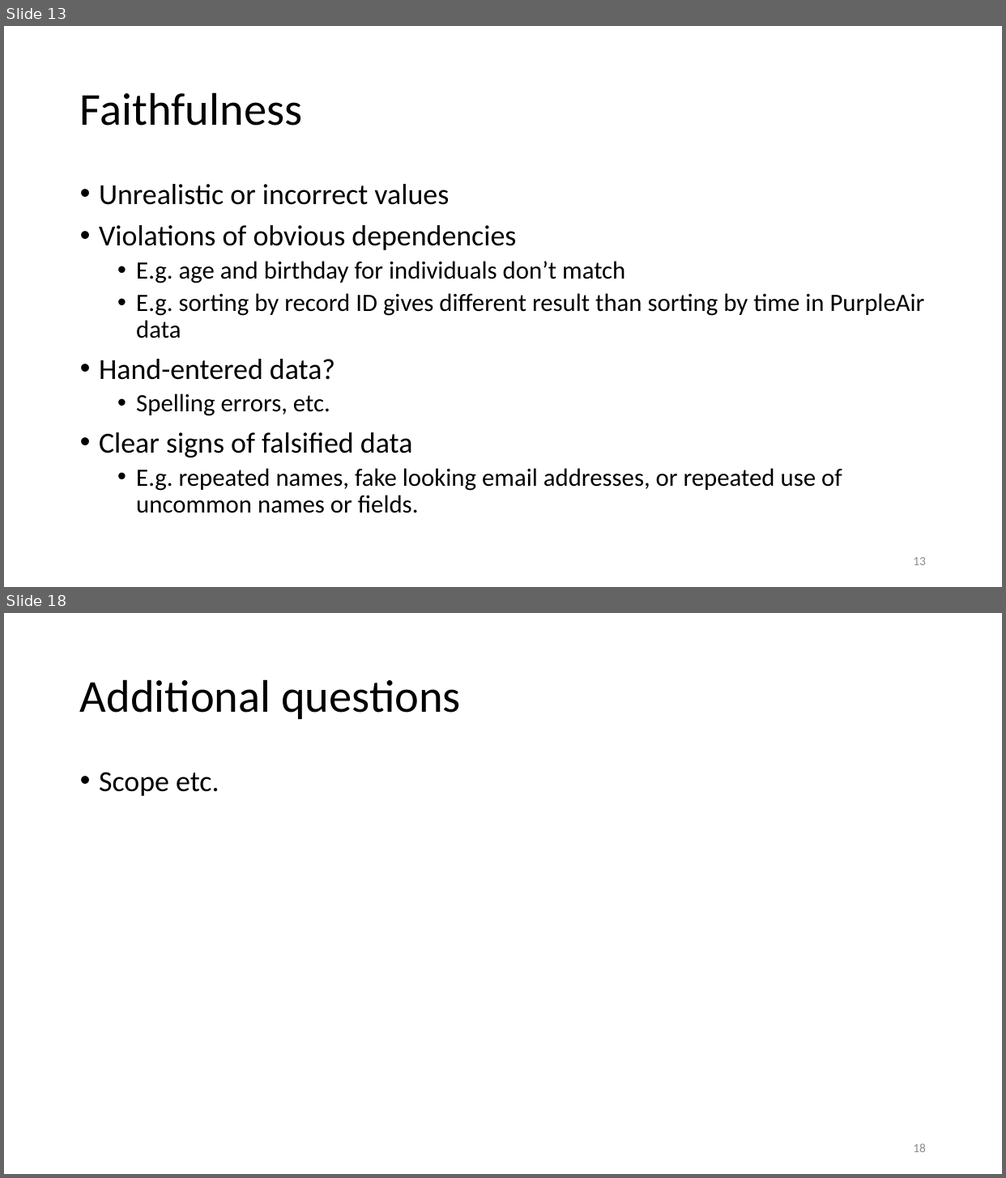
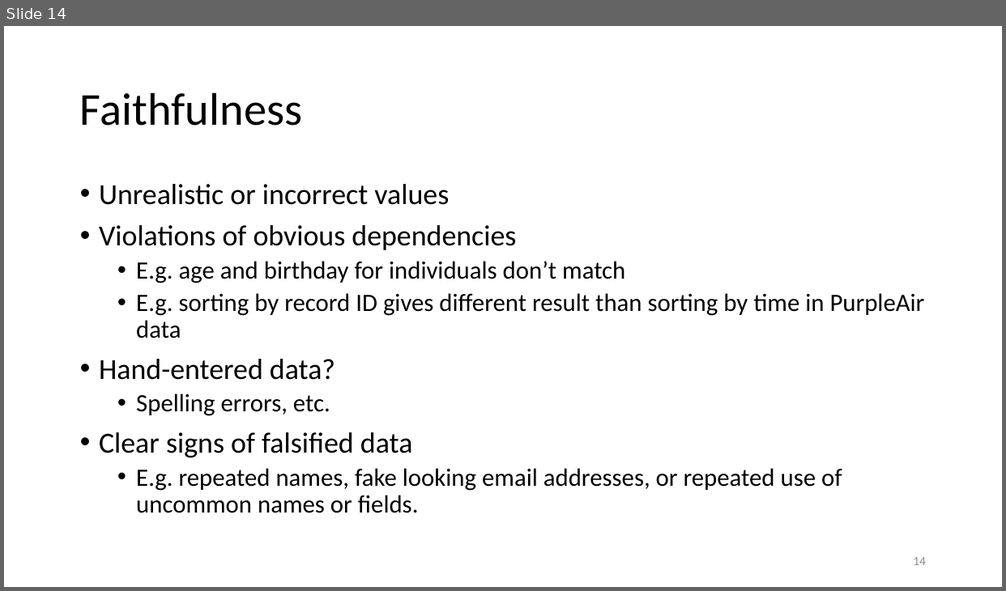
Before and after one commit to joshasuncion/ER-190C, a slide deck: lecture/Lecture 6 Sept 11/6 Data Cleaning, EDA and Energy.pptx. Shown one above the other, each under a label of ours: slides 13 and 18 before the commit, slide 14 after it; the slides between them are not shown. The pictures are 1006x1178 and 1006x591 pixels, drawn with LibreOffice and Linux fonts; fonts in the diff are those of the drawing. Boxes give left, top, right and bottom in pixels: in the first picture for what was removed or moved away, otherwise in the second. Text is boxed around its words. In the diff, an @@ line names an element or a change of style, - is before the commit and + after.

```diff
--- a/lecture/Lecture 6 Sept 11/6 Data Cleaning, EDA and Energy.pptx
+++ b/lecture/Lecture 6 Sept 11/6 Data Cleaning, EDA and Energy.pptx
@@ slide 18 removed at (4, 613, 1002, 1174), background #FFFFFF @@
@@ title removed at (80, 679, 461, 719) @@
-Additional questions
@@ text removed at (99, 772, 219, 796) @@
-• Scope etc.
@@ page number removed at (913, 1144, 926, 1152) @@
-18
@@ what was slide 13 is now slide 14 @@
@@ page number at (913, 557, 926, 565): text changed @@
-13
+14
```
Also in this commit, not shown: 9 slides changed, 1 slide added, 3 other files.
